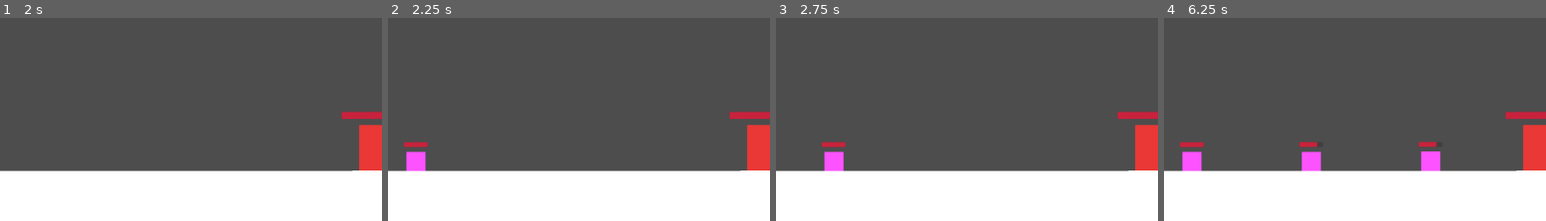
Above: before the commit, frames 1-4 (left to right).
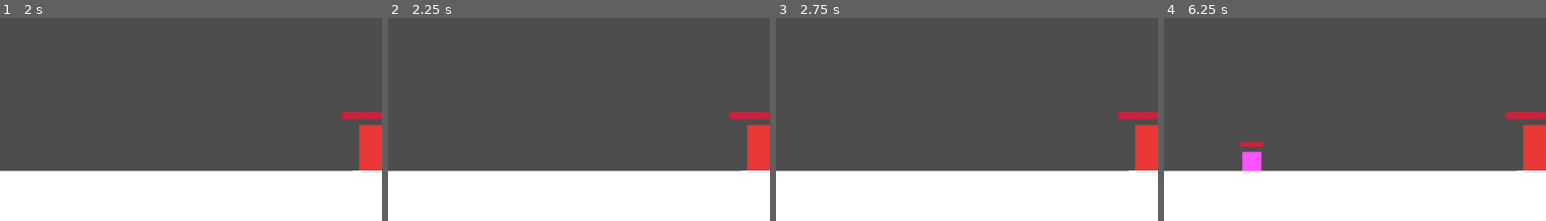
Above: after the commit, the same moments.

Repository: Caneris/Foxhold
Game: Godot game, scene res://scenes/main.tscn
Two runs of this game, one before a commit and one after it. Both use one fixed random seed, a clock stepped at 60 frames per second and the inputs below.
Inputs (mouse positions are % of the whole screen's width and height, from its top left):
- Up to frame 1 (2 s): tap Enter at 0.5 s; drag from (35, 87) to (60, 24) at 0.52 s; tap Space at 1.25 s; drag from (30, 53) to (50, 82) at 1.27 s
- Up to frame 2 (2.25 s): tap Enter at 2 s; move the mouse to (60, 24) at 2.02 s; click (60, 24) at 2.17 s
- Up to frame 3 (2.75 s): no input
- Up to frame 4 (6.25 s): drag from (8, 85) to (20, 31) at 2.77 s; move the mouse to (80, 63) at 3.52 s; click (80, 63) at 3.67 s; drag from (4, 85) to (50, 82) at 4.27 s; move the mouse to (55, 47) at 5.02 s; click (55, 47) at 5.17 s; drag from (35, 21) to (30, 53) at 5.77 s
The pictures show only the part of the screen within x 0-50%, y 50-100%; the shares and areas given below are measured in that part.

Frame 1 is identical in both runs. In frame 2, 0.7% of the frame differs, in the area x 4-11%, y 61-76%; in frame 3, 0.7%; in frame 4, 2.6%, in the area x 4-73%, y 61-76%.

Commit message:
small parameter change

Diff:
--- a/scenes/main.tscn
+++ b/scenes/main.tscn
@@ -34,6 +34,7 @@
 
 [node name="EnemySpawner" parent="." instance=ExtResource("4_jyhfs")]
 position = Vector2(-0.411221, 331.536)
+spawn_interval = 5.0
 spawn_points_path = Array[NodePath]([NodePath("Position1"), NodePath("Position2")])
 enemy_container_path = NodePath("../EnemyContainer")
 
Not shown: 1 places in scenes/coin.tscn that only renumber resources
